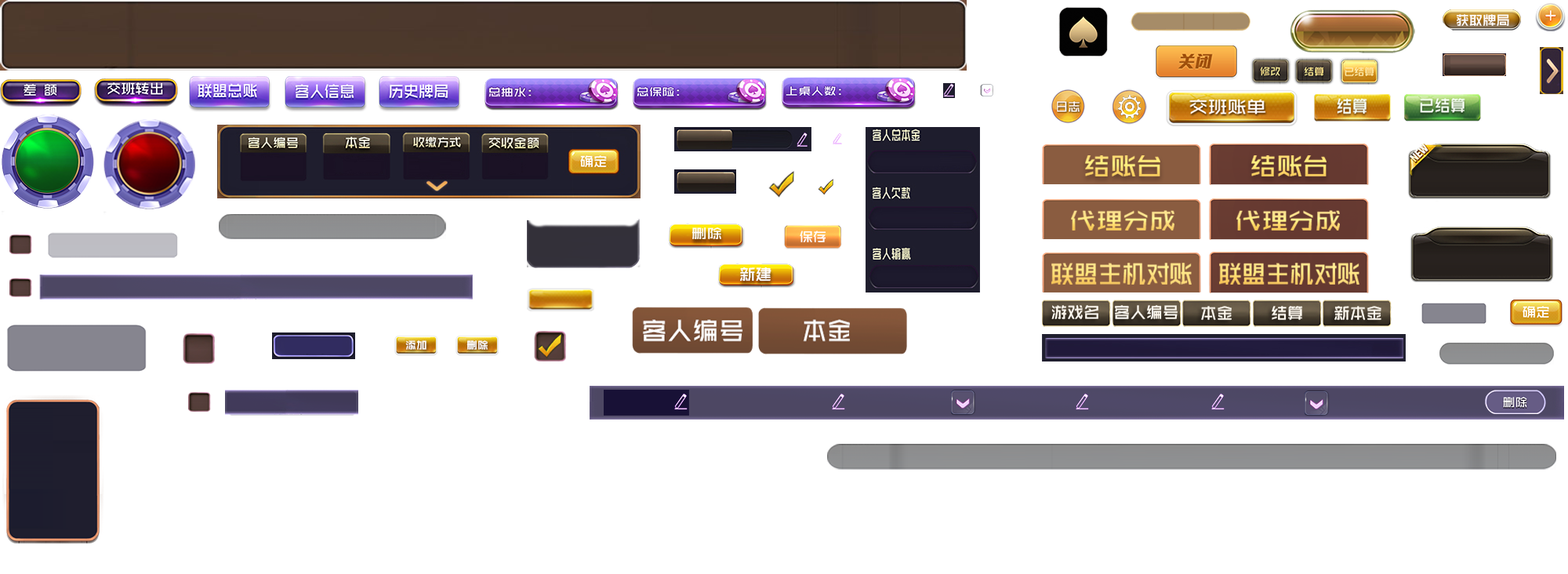
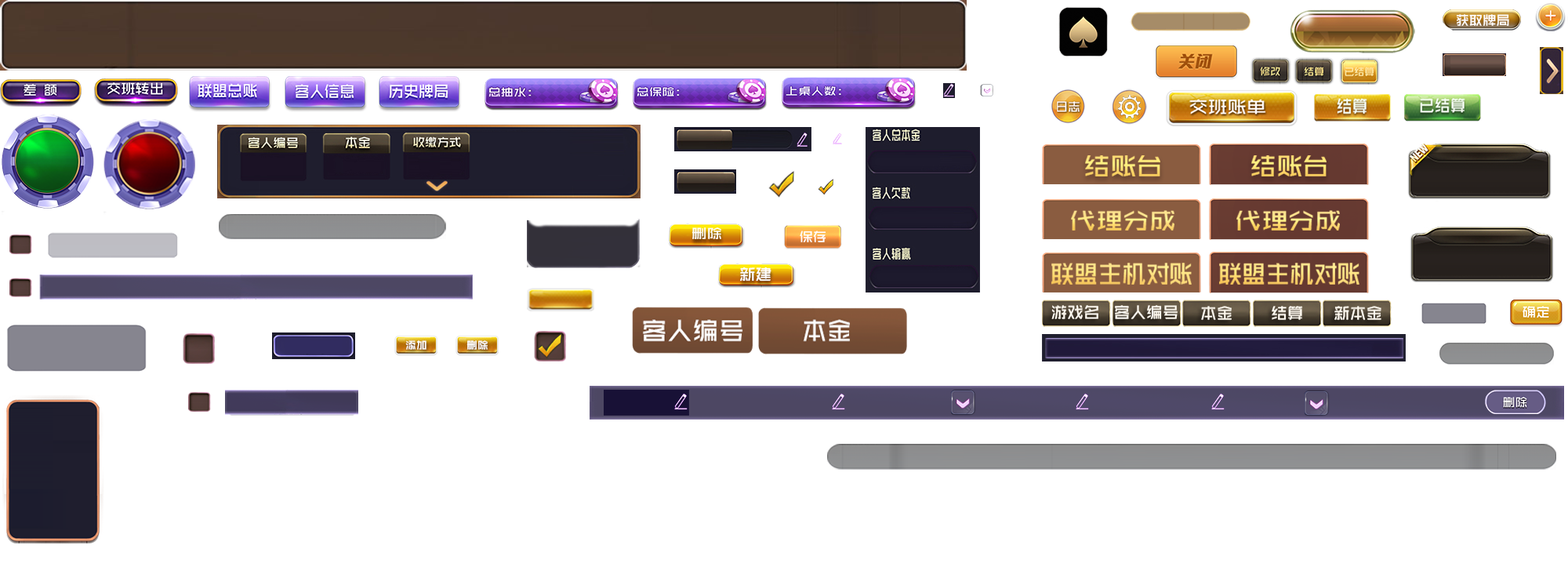
Two versions of the same layered image (1568x574). Layer-by-layer changes:
painted on "14" over [477, 131, 624, 182]
